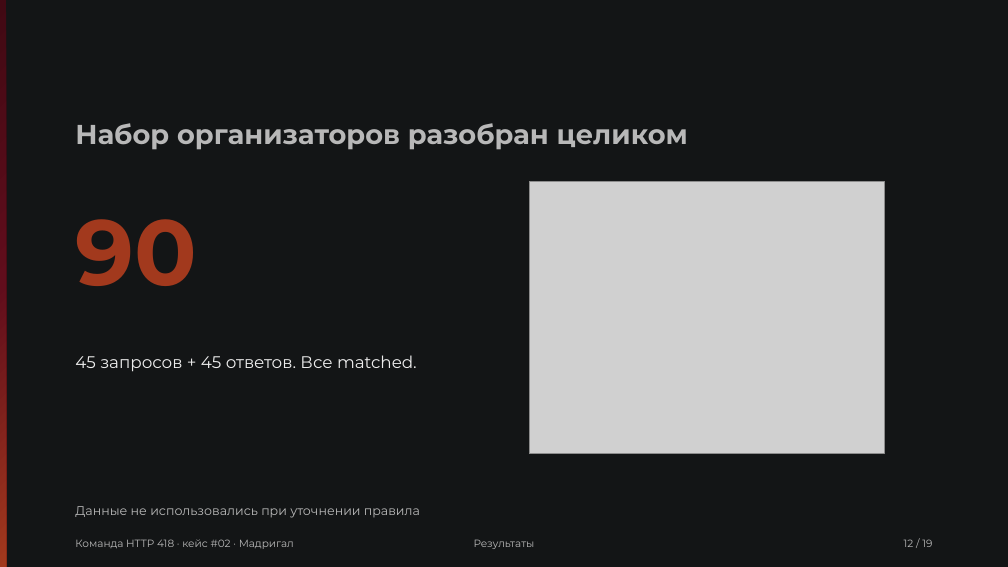
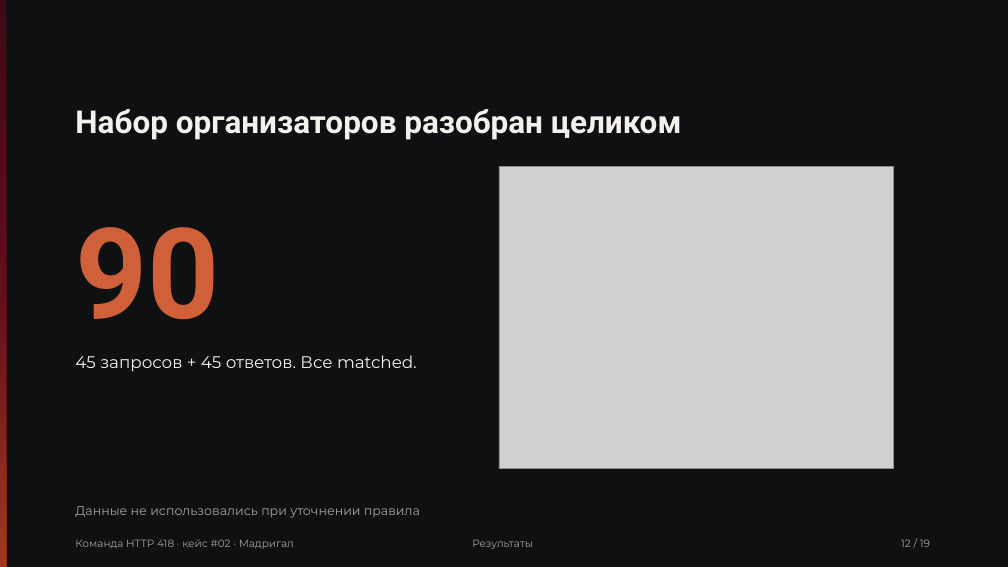
Before and after one commit to Pavel1778/madrigal-protocol-lab, a slide deck: slide 12 of presentation/slides.pptx. Drawn at 1008x567 pixels with LibreOffice and Linux fonts; fonts in the diff are those of the drawing; grey boxes stand for pictures. Boxes give left, top, right and bottom in pixels: in the first picture for what was removed or moved away, otherwise in the second. Text is boxed around its words. In the diff, an @@ line names an element or a change of style, - is before the commit and + after.

```diff
--- a/presentation/slides.pptx
+++ b/presentation/slides.pptx
@@ rectangle at (0, 0, 1008, 567): fill #131516 to #0E1011 @@
@@ text "Набор организаторов разобран целиком": place and size @@
-text "Набор организаторов разобран целиком" at (75, 123, 688, 150)
+text "Набор организаторов разобран целиком" at (75, 109, 681, 140)
@@ text "Набор организаторов разобран целиком" at (75, 109, 681, 140): size 26 to 30 pt, font Montserrat to Roboto, text colour #B8B8B8 to #F4F1EC @@
@@ picture: place and size @@
-picture at (529, 181, 885, 454)
+picture at (499, 166, 894, 469)
@@ text "90" at (75, 227, 219, 320): size 88 to 120 pt, font Montserrat to Roboto, text colour #A2391D to #D0603A @@
@@ text colour #B8B8B8 to #A8A29E in 4 elements at (75, 506, 420, 518), (75, 539, 294, 549), (472, 539, 533, 549), (901, 539, 930, 547) @@
```
Also in this commit, not shown: 18 other slides changed, 40 other files.
